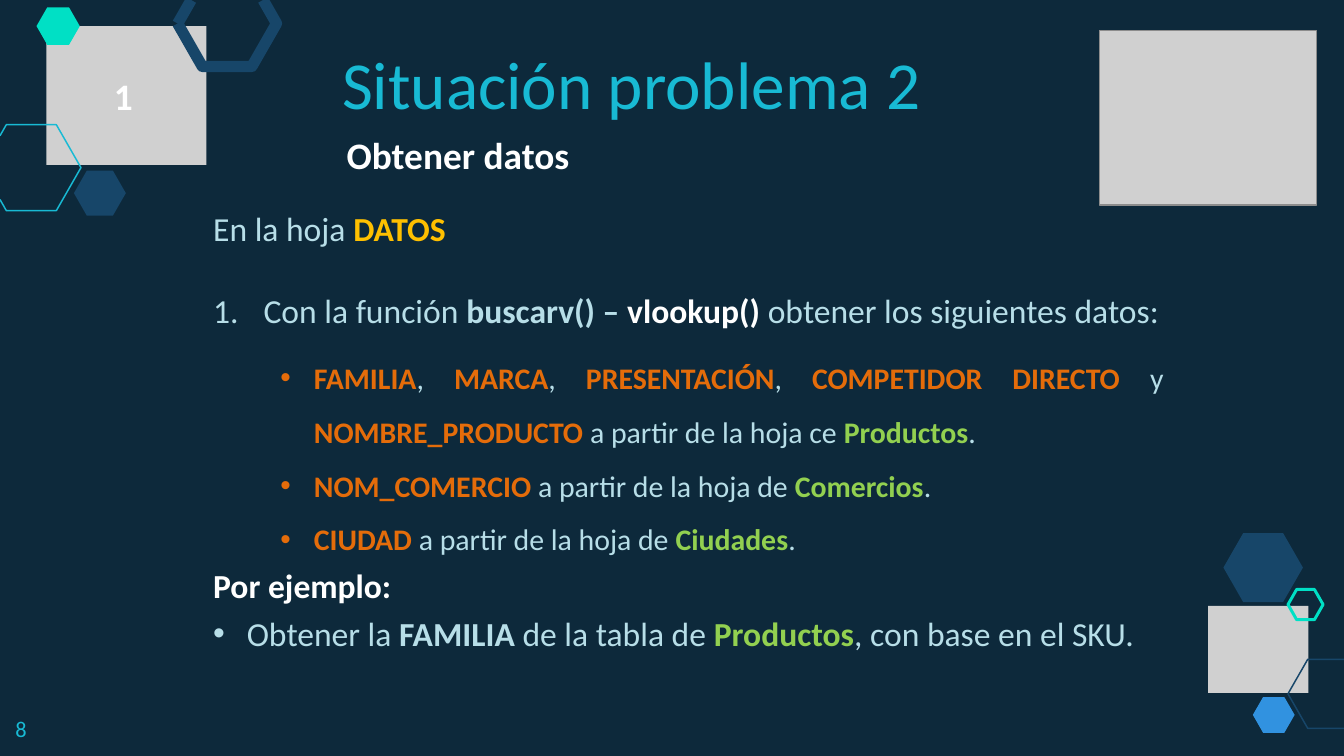
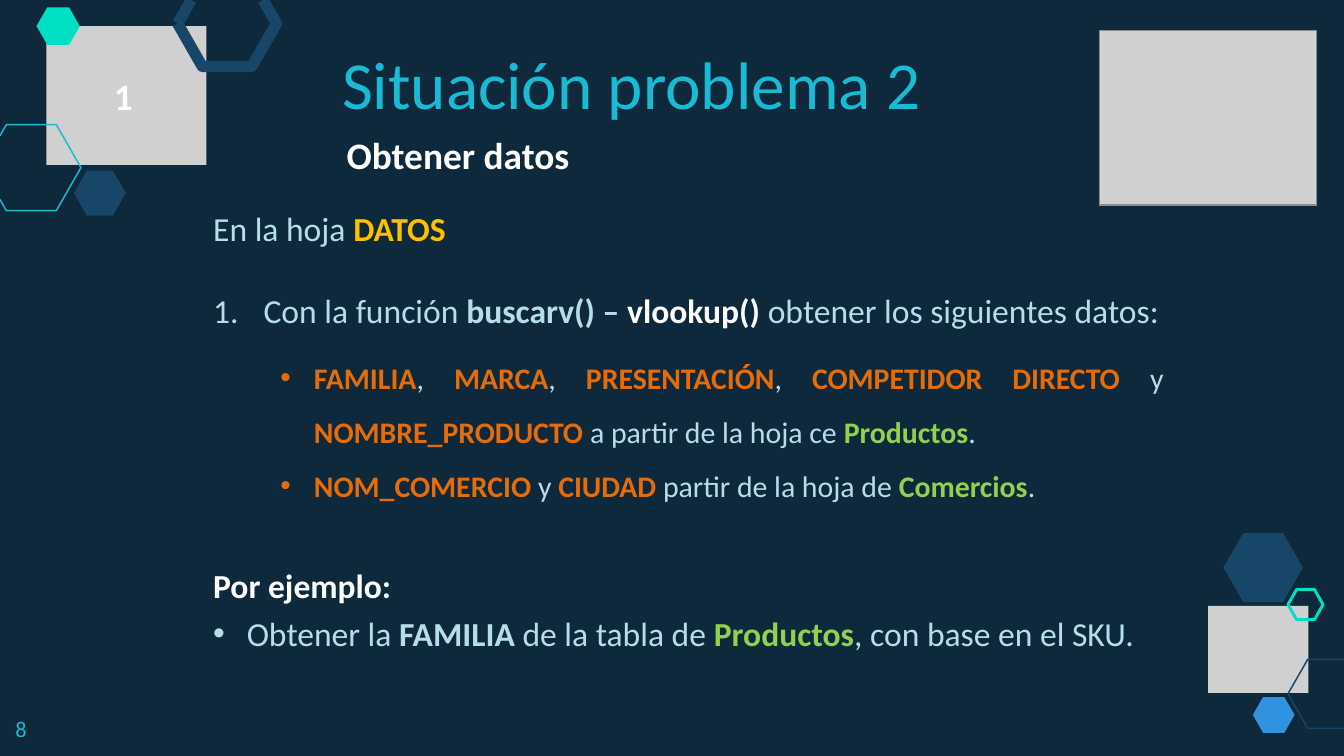
Before and after one commit to lizetheP/PensamientoC, a slide deck: slide 10 of Calendario2019/Presentaciones/Semana5/SITUACION2F.pptx. Drawn at 1344x756 pixels with LibreOffice and Linux fonts; fonts in the diff are those of the drawing; grey boxes stand for pictures. Boxes give left, top, right and bottom in pixels: in the first picture for what was removed or moved away, otherwise in the second. Text is boxed around its words. In the diff, an @@ line names an element or a change of style, - is before the commit and + after.

```diff
--- a/Calendario2019/Presentaciones/Semana5/SITUACION2F.pptx
+++ b/Calendario2019/Presentaciones/Semana5/SITUACION2F.pptx
@@ text at <box>314,476,1035,502</box>: text changed; text colour #B7DEE8 to #E46C0A; bold on @@
-  • NOM_COMERCIO a partir de la hoja de Comercios.
-  • CIUDAD a partir de la hoja de Ciudades.
+  • NOM_COMERCIO y CIUDAD partir de la hoja de Comercios.
```
Also in this commit, not shown: 2 other files.
